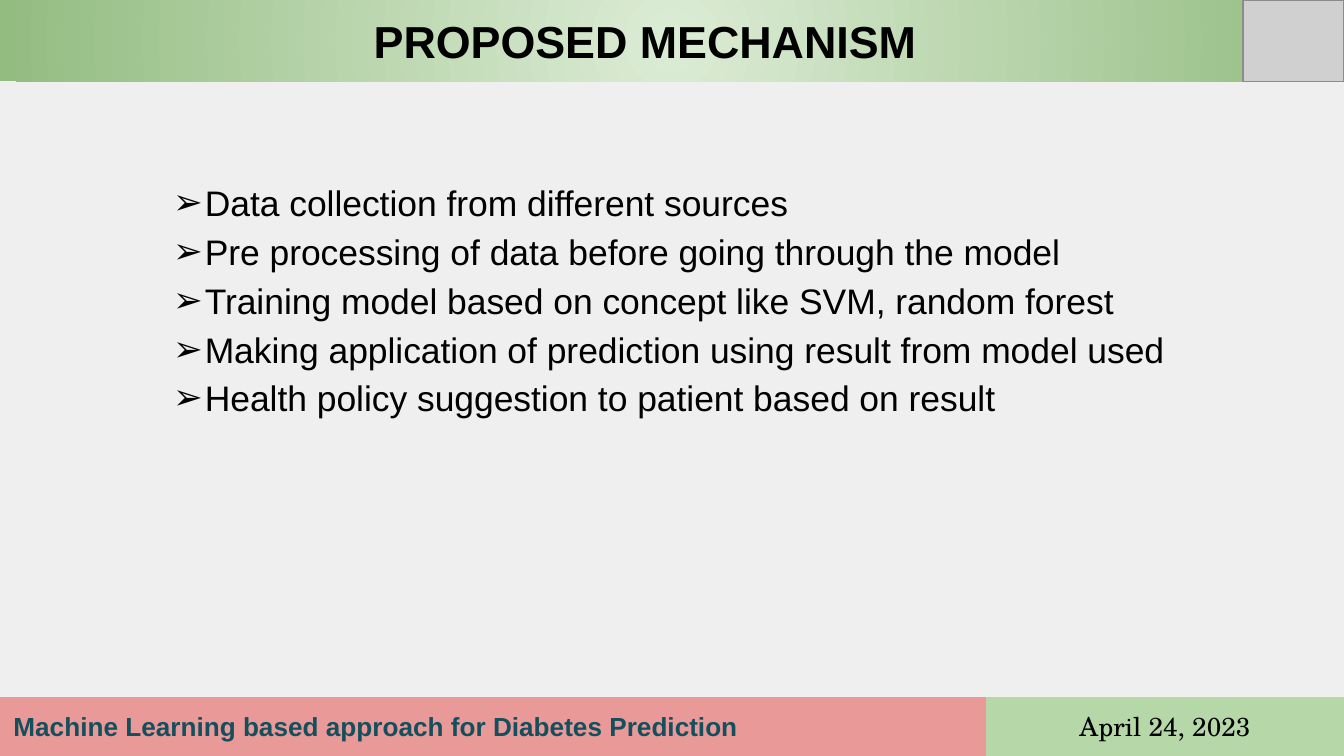
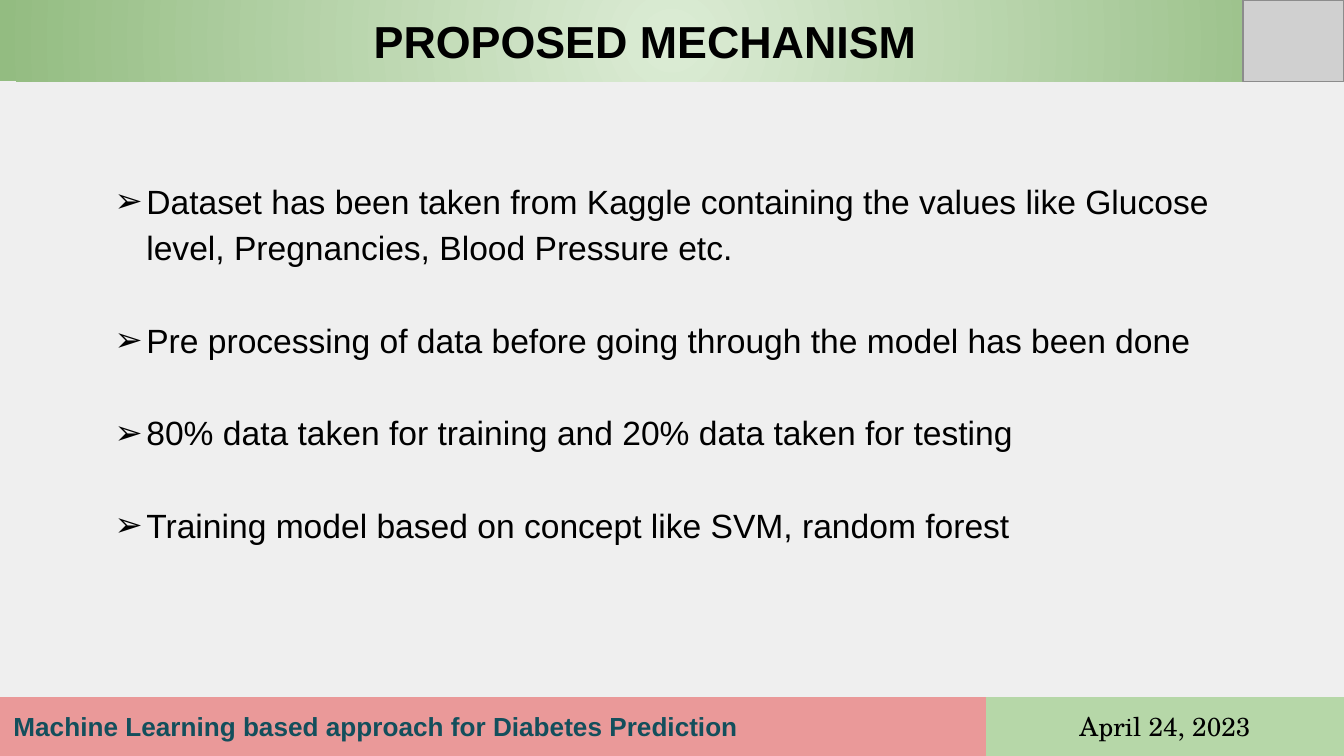
Before and after one commit to Amarjeet2909/Application-of-ML-based-Diabetes-Prediction-model, a slide deck: slide 9 of Progress Presentation_Amarjeet.pptx (slide 7 before the commit). Drawn at 1344x756 pixels with LibreOffice and Linux fonts; fonts in the diff are those of the drawing; grey boxes stand for pictures. Boxes give left, top, right and bottom in pixels: in the first picture for what was removed or moved away, otherwise in the second. Text is boxed around its words. In the diff, an @@ line names an element or a change of style, - is before the commit and + after.

Commit message:
dataset

```diff
--- a/Progress Presentation_Amarjeet.pptx
+++ b/Progress Presentation_Amarjeet.pptx
@@ text "Dataset has been taken from ...": place and size @@
-text "Dataset has been taken from ..." at [205, 190, 1164, 419]
+text "Dataset has been taken from ..." at [146, 189, 1208, 544]
@@ text at [146, 189, 1208, 452]: text changed; size 19 to 18 pt @@
-➢ Data collection from different sources
-➢ Pre processing of data before going through the model
+➢ Dataset has been taken from Kaggle containing the values like Glucose level, Pregnancies, Blood Pressure etc.
+➢ Pre processing of data before going through the model has been done
+➢ 80% data taken for training and 20% data taken for testing
@@ text at [205, 337, 1164, 419]: paragraphs removed @@
-➢ Making application of prediction using result from model used
-➢ Health policy suggestion to patient based on result
@@ text at [146, 513, 1009, 544]: size 19 to 18 pt in "Training model based on concept like SVM, ..." @@
```
Also in this commit, not shown: 5 other slides changed, 3 slides added, 1 other file.
